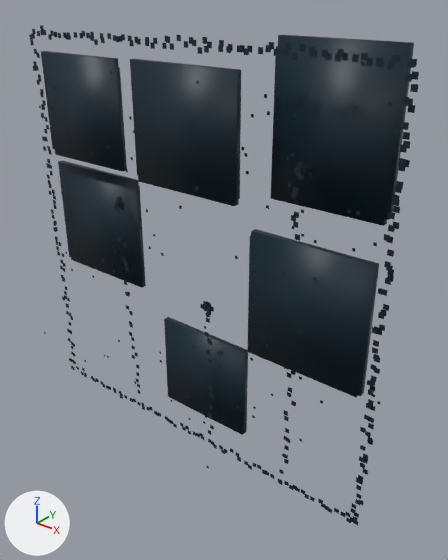
One commit to the glTF model netrun/assets/models/env/wall.glb: the scene before it, then after it.
The view is the same before and after, from a camera (50 mm lens) standing at (1.81, -1.99, 2.24) and looking at (0.15, 0.09, 0.94). Every picture has the same lights, and +X, +Y and +Z are marked at lower left. The first picture is the older version.

The first picture shows 'wall_edge', 'wall_fill', 'wall_shell0', 'wall_shell1'.
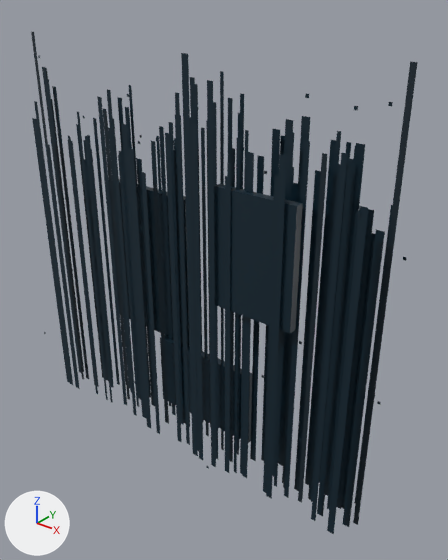
What differs and where, as boxes [x1, y1, x2, y2] in the pictures (448 x 560 px):
'wall_curtain', added (blue): after [32, 53, 392, 534]
'wall_shell0', deleted (blue): before [44, 46, 404, 435]
'wall_shell1', deleted (blue): before [41, 35, 414, 435]
'slabs', added (blue): after [108, 178, 303, 443]
'wall_edge', reshaped: before [29, 25, 419, 525]; after [31, 32, 417, 525]
part 1 of me_wall_edge, deleted: before [29, 25, 419, 525]
part 2 of me_wall_edge, built on: before [124, 395, 354, 522]; after [31, 32, 417, 525]

What changed in the scene script:
```text
Add mat_solid_dark:
    mat_solid_dark = bpy.data.materials.new('solid_dark')
    # nodes: BsdfPrincipled, Mix, OutputMaterial, VertexColor
    # colours: dark blue #192730, mixed with the vertex colours
Change me_wall_edge:
    used by ob_wall_edge; location = (0.0, 0.0, 0.0)
    remove me_wall_edge.from_pydata(...)  # 1756 vertices, 878 faces; spans x -1.01..1.01, y -0.03..0.06, z 0.0..2.03
    remove me_wall_edge.materials.append(mat_points)
    add me_wall_edge.from_pydata(...)  # 24 vertices, 12 faces; spans x -1.0..1.0, y -0.04..0.05, z 0.0..2.0
    me_wall_edge part 1: 436 loose pieces with 1744 vertices, spanning x -1.01..1.01, y -0.03..0.06, z 0.0..2.03, are deleted
    me_wall_edge part 2
    9 vertices are removed from x -0.53..0.98, y 0.0, z 0.0..0.02
    6 faces are deleted
    21 vertices are added at x -1.0..1.0, y -0.04..0.05, z 0.0..2.0
    12 new faces join them
    add me_wall_edge.materials.append(mat_shell_soft)
Add me_slabs:
    me_slabs.from_pydata(...)  # a box spanning x -0.625..-0.075, y 0.08..0.12, z 0.5..1.3; a box spanning x 0.25..0.65, y -0.1..-0.06, z 0.925..1.475; a box spanning x -0.25..0.35, y 0.04..0.08, z 0.1..0.5
    me_slabs.materials.append(mat_solid_dark)
Add me_wall_curtain:
    me_wall_curtain.from_pydata(...)  # 400 vertices, 200 faces; spans x -0.98..0.98, y -0.12..0.12, z 0.0..1.98
    me_wall_curtain.materials.append(mat_shell_soft)
Remove ob_wall_shell0:
    ob_wall_shell0 = bpy.data.objects.new('wall_shell0', me_wall_shell0)
    ob_wall_shell0.location = (0.0, 0.0, 0.0)
Remove ob_wall_shell1:
    ob_wall_shell1 = bpy.data.objects.new('wall_shell1', me_wall_shell1)
    ob_wall_shell1.location = (0.0, 0.0, 0.0)
Add ob_slabs:
    ob_slabs = bpy.data.objects.new('slabs', me_slabs)
    ob_slabs.location = (0.0, 0.0, 0.0)
Add ob_wall_curtain:
    ob_wall_curtain = bpy.data.objects.new('wall_curtain', me_wall_curtain)
    ob_wall_curtain.location = (0.0, 0.0, 0.0)
```
